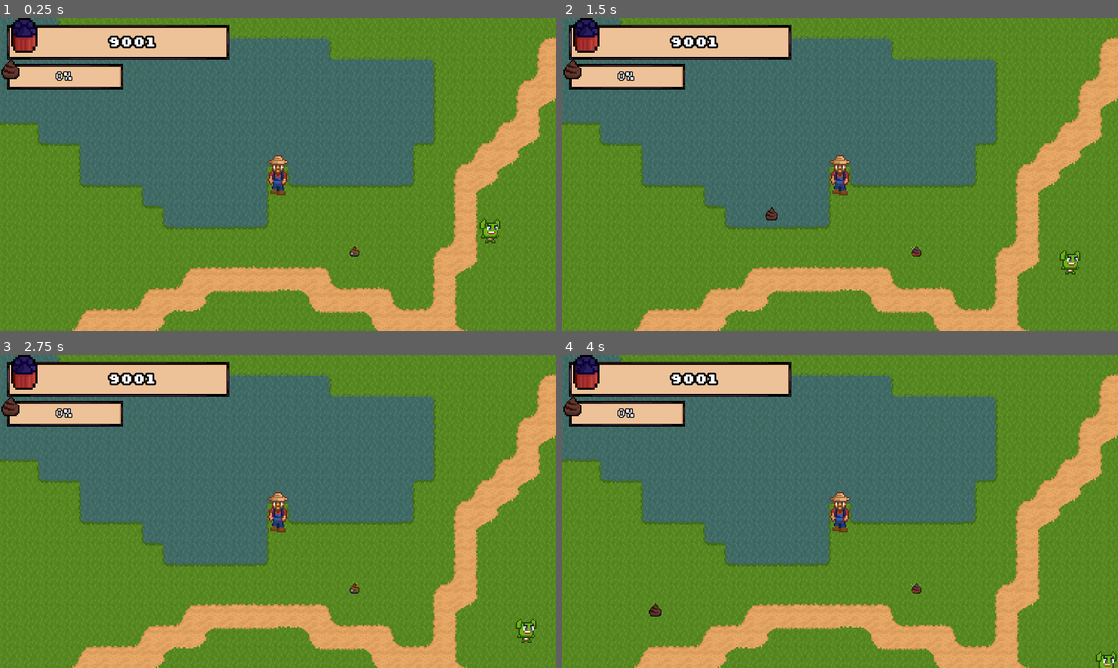
Above: before the commit, frames 1-4 (two rows, left to right).
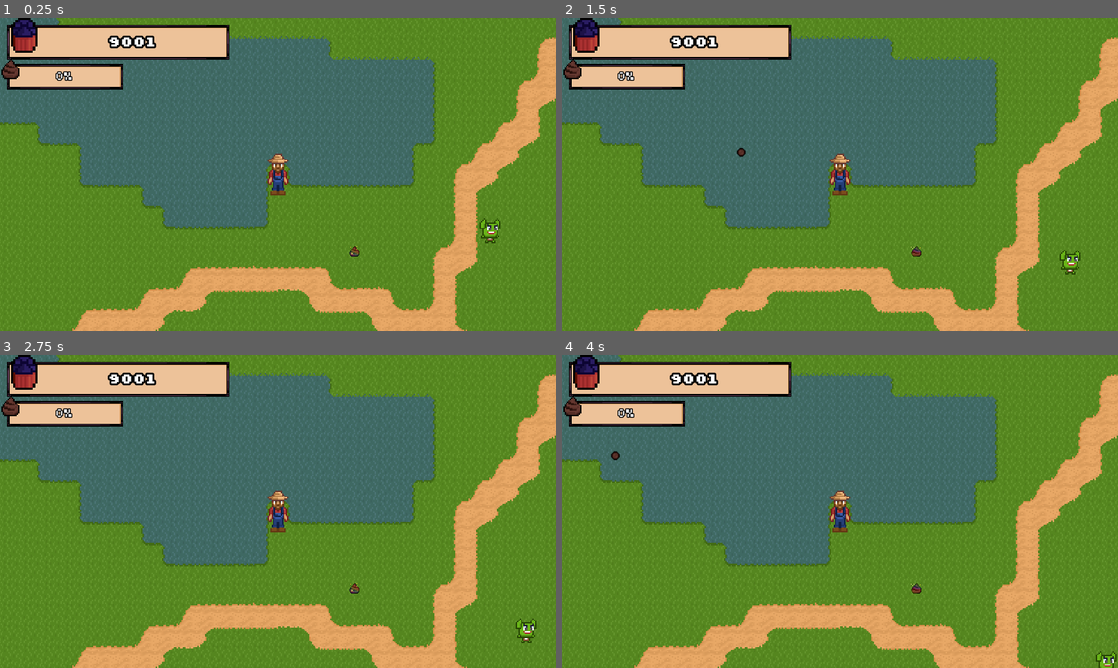
Above: after the commit, the same moments.

Repository: astro-panda/poo-farmer
Game: Godot game, scene res://Scenes/Main.tscn
The game is run twice, just before and just after one commit, with the same random seed, the same clock (stepped at 60 frames per second) and the same inputs.
Inputs (mouse positions are in pixels of both pictures, inside the frame that each line leads up to):
- Up to frame 1 (0.25 s): no input
- Up to frame 2 (1.5 s): click (840, 177) at 0.5 s; click (840, 177) at 1.25 s
- Up to frame 3 (2.75 s): click (278, 514) at 2 s
- Up to frame 4 (4 s): click (840, 514) at 2.75 s; click (840, 514) at 3.5 s

The runs differ from the first frame. In frame 1, 0.2% of the frame differs, in the area x 48-52%, y 43-57%; in frame 2, 0.3%, in the area x 31-52%, y 41-65%; in frame 3, 0.2%; in frame 4, 0.3%.

Commit message:
adjust firing origin and poojectile sprite

Diff:
--- a/poofarmer/Scenes/Player.tscn
+++ b/poofarmer/Scenes/Player.tscn
@@ -8,66 +8,82 @@
 extents = Vector2( 12, 23.5 )
 
 [sub_resource type="AtlasTexture" id=3]
+flags = 4
 atlas = ExtResource( 2 )
 region = Rect2( 0, 0, 16, 32 )
 
 [sub_resource type="AtlasTexture" id=4]
+flags = 4
 atlas = ExtResource( 2 )
 region = Rect2( 16, 0, 16, 32 )
 
 [sub_resource type="AtlasTexture" id=5]
+flags = 4
 atlas = ExtResource( 2 )
 region = Rect2( 32, 0, 16, 32 )
 
 [sub_resource type="AtlasTexture" id=6]
+flags = 4
 atlas = ExtResource( 2 )
 region = Rect2( 48, 0, 16, 32 )
 
 [sub_resource type="AtlasTexture" id=7]
+flags = 4
 atlas = ExtResource( 2 )
 region = Rect2( 0, 96, 16, 32 )
 
 [sub_resource type="AtlasTexture" id=8]
+flags = 4
 atlas = ExtResource( 2 )
 region = Rect2( 16, 96, 16, 32 )
 
 [sub_resource type="AtlasTexture" id=9]
+flags = 4
 atlas = ExtResource( 2 )
 region = Rect2( 32, 96, 16, 32 )
 
 [sub_resource type="AtlasTexture" id=10]
+flags = 4
 atlas = ExtResource( 2 )
 region = Rect2( 48, 96, 16, 32 )
 
 [sub_resource type="AtlasTexture" id=11]
+flags = 4
 atlas = ExtResource( 2 )
 region = Rect2( 0, 32, 16, 32 )
 
 [sub_resource type="AtlasTexture" id=12]
+flags = 4
 atlas = ExtResource( 2 )
 region = Rect2( 16, 32, 16, 32 )
 
 [sub_resource type="AtlasTexture" id=13]
+flags = 4
 atlas = ExtResource( 2 )
 region = Rect2( 32, 32, 16, 32 )
 
 [sub_resource type="AtlasTexture" id=14]
+flags = 4
 atlas = ExtResource( 2 )
 region = Rect2( 48, 32, 16, 32 )
 
 [sub_resource type="AtlasTexture" id=15]
+flags = 4
 atlas = ExtResource( 2 )
 region = Rect2( 0, 64, 16, 32 )
 
 [sub_resource type="AtlasTexture" id=16]
+flags = 4
 atlas = ExtResource( 2 )
 region = Rect2( 16, 64, 16, 32 )
 
 [sub_resource type="AtlasTexture" id=17]
+flags = 4
 atlas = ExtResource( 2 )
 region = Rect2( 32, 64, 16, 32 )
 
 [sub_resource type="AtlasTexture" id=18]
+flags = 4
 atlas = ExtResource( 2 )
 region = Rect2( 48, 64, 16, 32 )
 
@@ -106,7 +122,6 @@
 scale = Vector2( 1.5, 1.5 )
 frames = SubResource( 2 )
 animation = "down"
-frame = 3
 playing = true
 
 [node name="Camera2D" type="Camera2D" parent="." groups=["camera"]]
@@ -124,7 +139,7 @@
 editor_draw_drag_margin = true
 
 [node name="EndOfGun" type="Position2D" parent="."]
-position = Vector2( 37, -14 )
+position = Vector2( 12, 8 )
 
 [connection signal="area_entered" from="." to="." method="_on_Player_area_entered"]
 [connection signal="body_entered" from="." to="." method="_on_Player_body_entered"]
--- a/poofarmer/Scenes/PooPellets.tscn
+++ b/poofarmer/Scenes/PooPellets.tscn
@@ -1,7 +1,7 @@
 [gd_scene load_steps=5 format=2]
 
 [ext_resource path="res://Scripts/PooPellets.gd" type="Script" id=1]
-[ext_resource path="res://Images/Crap-export.png" type="Texture" id=2]
+[ext_resource path="res://Images/Poojectile.png" type="Texture" id=2]
 
 [sub_resource type="SpriteFrames" id=1]
 animations = [ {
@@ -12,17 +12,15 @@
 } ]
 
 [sub_resource type="CircleShape2D" id=2]
-radius = 6.0
+radius = 4.0
 
 [node name="PooPellets" type="RigidBody2D"]
 gravity_scale = 0.0
 script = ExtResource( 1 )
 
 [node name="AnimatedSprite" type="AnimatedSprite" parent="."]
-scale = Vector2( 0.25, 0.25 )
 frames = SubResource( 1 )
 animation = "Poo"
 
 [node name="CollisionShape2D" type="CollisionShape2D" parent="."]
-position = Vector2( 0, 2 )
 shape = SubResource( 2 )
